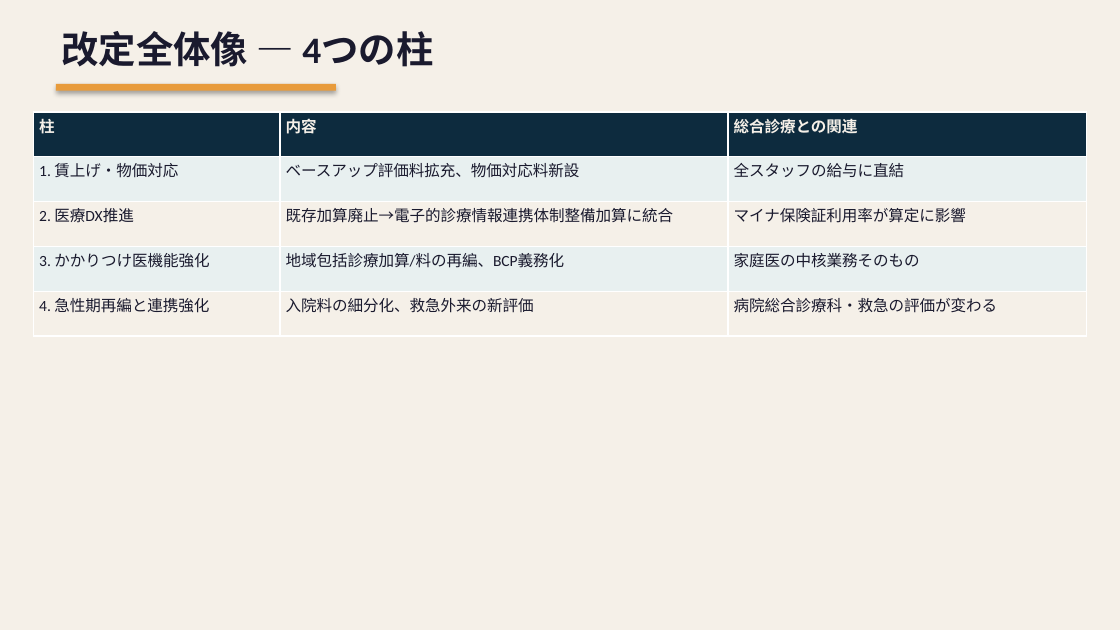
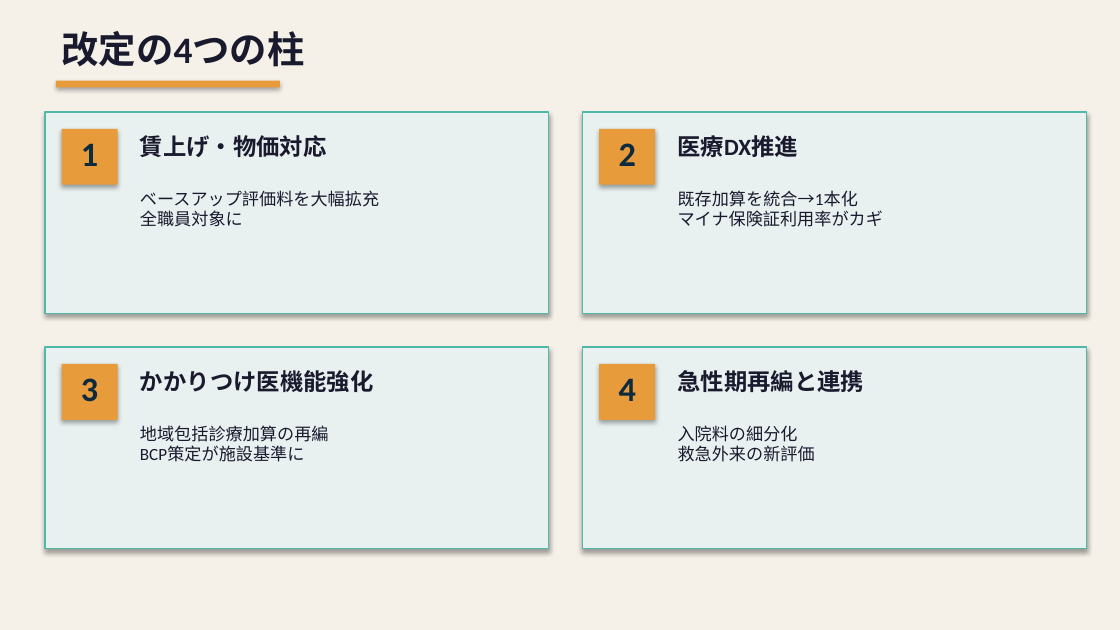
Before and after one commit to Tama831/ai-agent-team-materials, a slide deck: slide 4 of output/education/2026-03-27_medical-fee-revision-2026/medical-fee-revision-2026_slides_residents.pptx. Drawn at 1120x630 pixels with LibreOffice and Linux fonts; fonts in the diff are those of the drawing. Boxes give left, top, right and bottom in pixels: in the first picture for what was removed or moved away, otherwise in the second. Text is boxed around its words. In the diff, an @@ line names an element or a change of style, - is before the commit and + after.

```diff
--- a/output/education/2026-03-27_medical-fee-revision-2026/medical-fee-revision-2026_slides_residents.pptx
+++ b/output/education/2026-03-27_medical-fee-revision-2026/medical-fee-revision-2026_slides_residents.pptx
@@ text at [62, 31, 305, 67]: text changed @@
-改定全体像 — 4つの柱
+改定の4つの柱
@@ rectangle: place and size @@
-rectangle at [56, 84, 336, 91]
+rectangle at [56, 81, 280, 87]
@@ table removed at [34, 112, 1086, 336], 5 rows, 3 columns @@
-柱 | 内容 | 総合診療との関連
-1. 賃上げ・物価対応 | ベースアップ評価料拡充、物価対応料新設 | 全スタッフの給与に直結
-2. 医療DX推進 | 既存加算廃止→電子的診療情報連携体制整備加算に統合 | マイナ保険証利用率が算定に影響
-3. かかりつけ医機能強化 | 地域包括診療加算/料の再編、BCP義務化 | 家庭医の中核業務そのもの
-4. 急性期再編と連携強化 | 入院料の細分化、救急外来の新評価 | 病院総合診療科・救急の評価が変わる
@@ rectangle added at [45, 112, 549, 314], fill #E8F0F0, outline #4EB8A9 1 pt @@
@@ rectangle added at [582, 112, 1086, 314], fill #E8F0F0, outline #4EB8A9 1 pt @@
@@ rectangle added at [62, 129, 118, 185], fill #E89B3B @@
@@ text added at [81, 143, 98, 166], 22 pt, text #0D2B3E, bold @@
+1
@@ text added at [140, 135, 327, 157], 15 pt, text #1A1A2E, bold @@
+賃上げ・物価対応
@@ rectangle added at [599, 129, 655, 185], fill #E89B3B @@
@@ text added at [619, 143, 636, 166], 22 pt, text #0D2B3E, bold @@
+2
@@ text added at [678, 135, 798, 157], 15 pt, text #1A1A2E, bold @@
+医療DX推進
@@ text added at [140, 190, 379, 227], 11 pt, text #1A1A2E @@
+ベースアップ評価料を大幅拡充
+全職員対象に
@@ text added at [678, 190, 883, 227], 11 pt, text #1A1A2E @@
+既存加算を統合→1本化
+マイナ保険証利用率がカギ
@@ rectangle added at [45, 347, 549, 549], fill #E8F0F0, outline #4EB8A9 1 pt @@
@@ rectangle added at [582, 347, 1086, 549], fill #E8F0F0, outline #4EB8A9 1 pt @@
@@ rectangle added at [62, 364, 118, 420], fill #E89B3B @@
@@ text added at [81, 378, 98, 402], 22 pt, text #0D2B3E, bold @@
+3
@@ text added at [140, 370, 373, 392], 15 pt, text #1A1A2E, bold @@
+かかりつけ医機能強化
@@ rectangle added at [599, 364, 655, 420], fill #E89B3B @@
@@ text added at [619, 378, 636, 401], 22 pt, text #0D2B3E, bold @@
+4
@@ text added at [678, 370, 865, 392], 15 pt, text #1A1A2E, bold @@
+急性期再編と連携
@@ text added at [140, 425, 329, 462], 11 pt, text #1A1A2E @@
+地域包括診療加算の再編
+BCP策定が施設基準に
@@ text added at [678, 425, 815, 462], 11 pt, text #1A1A2E @@
+入院料の細分化
+救急外来の新評価
```
Also in this commit, not shown: 3 other slides changed, 5 slides added, 6 slides removed, 19 other files.
